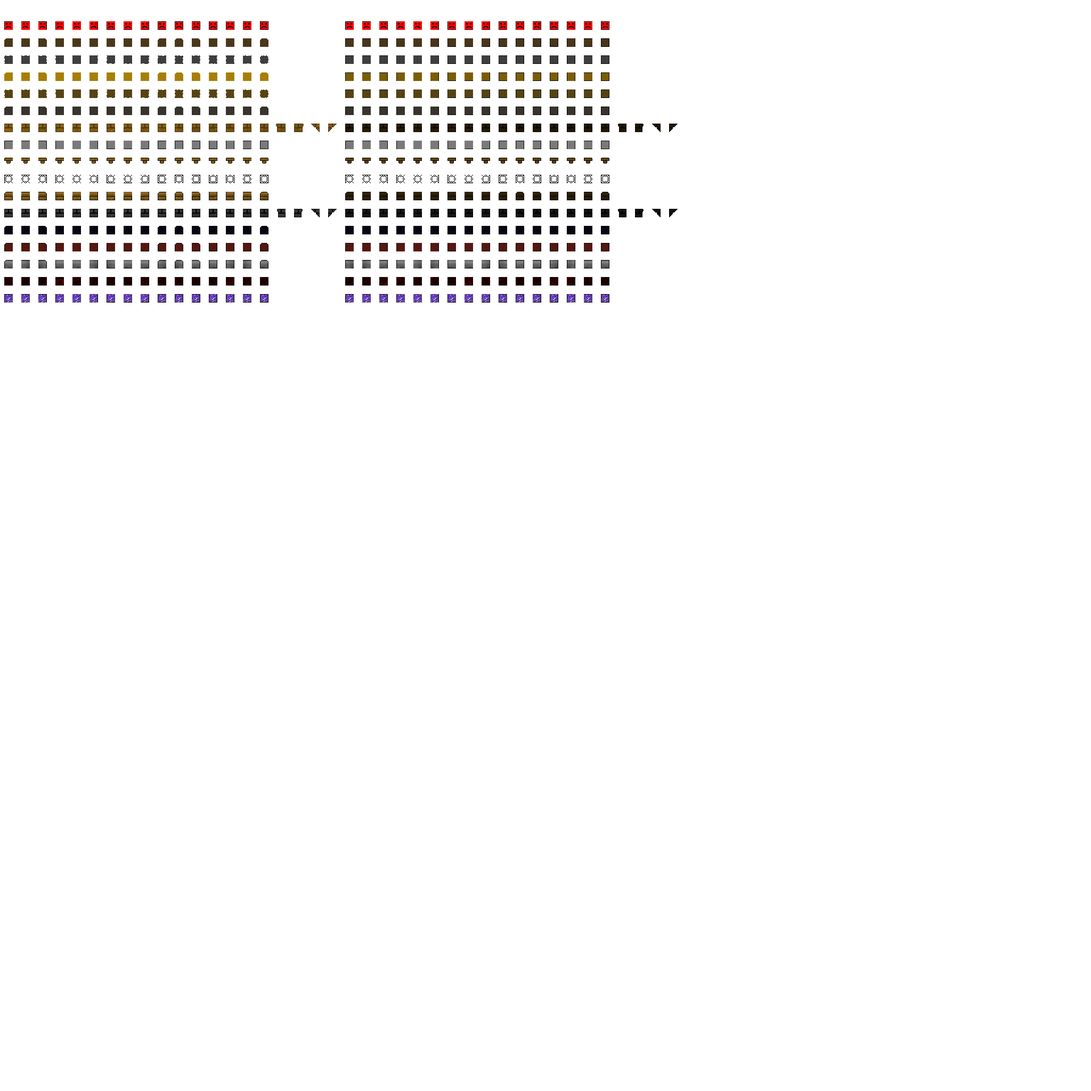
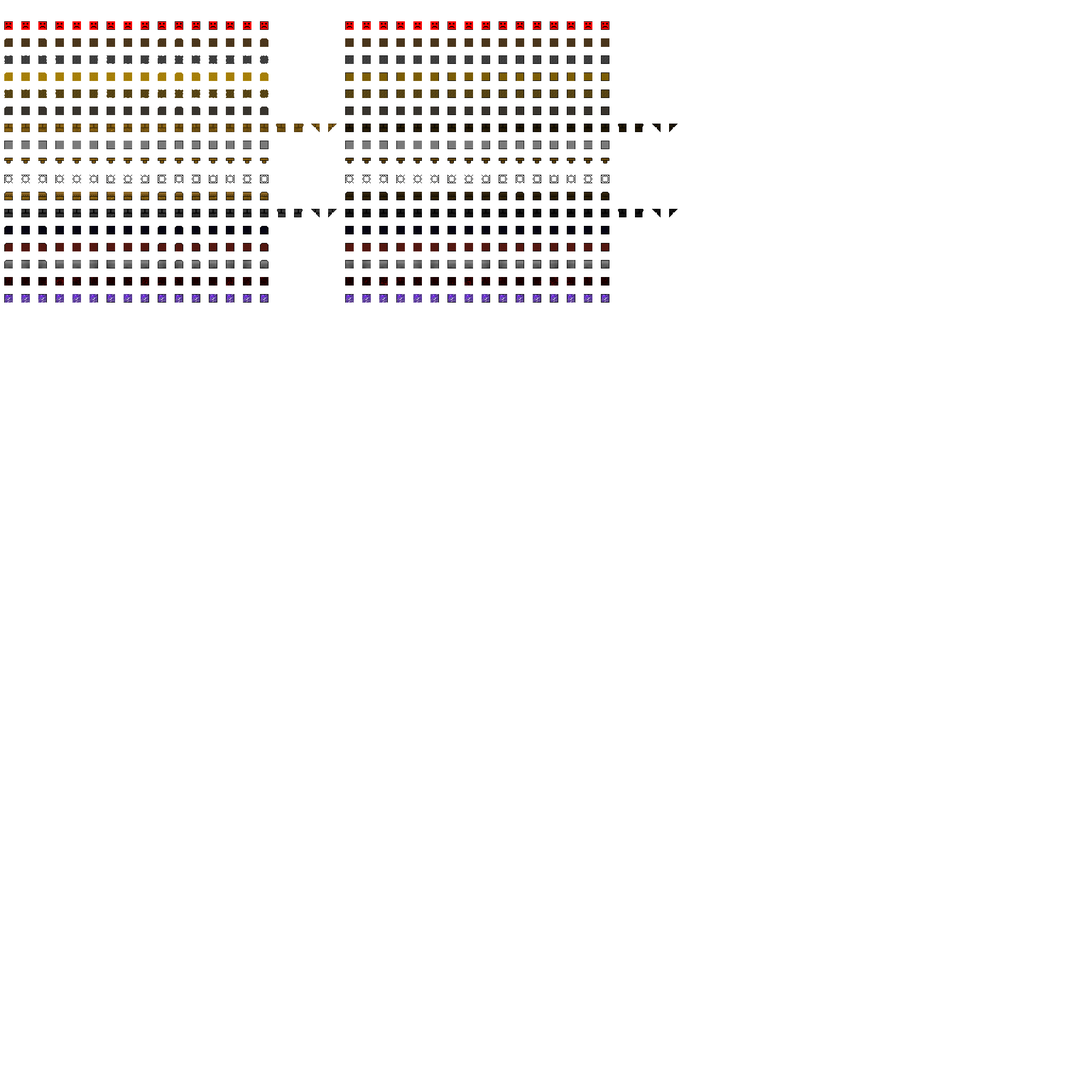
Layers edited between the first and the second 1091 x 1091 image:
painted on "Layer 4" over [345, 38, 610, 47]
